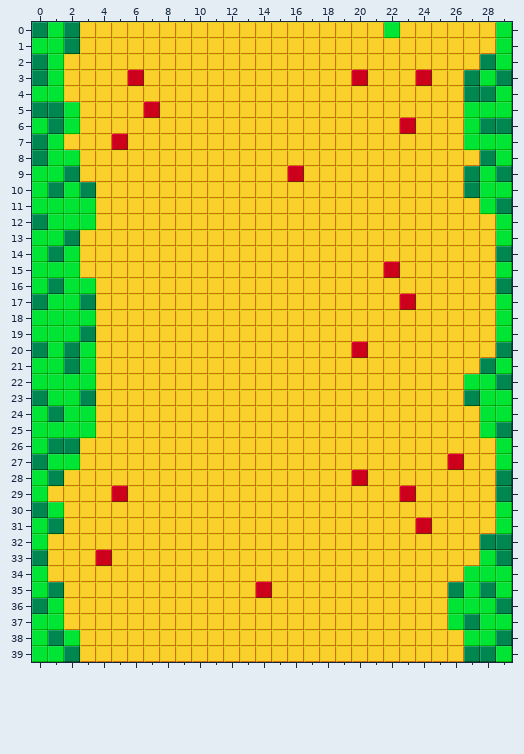
Level history. Tiled map (JSON): maps/map1.json. Above is the file before it was changed.
Cells are 16x16 px. Shown: x 0..29, y 0..39.
After:
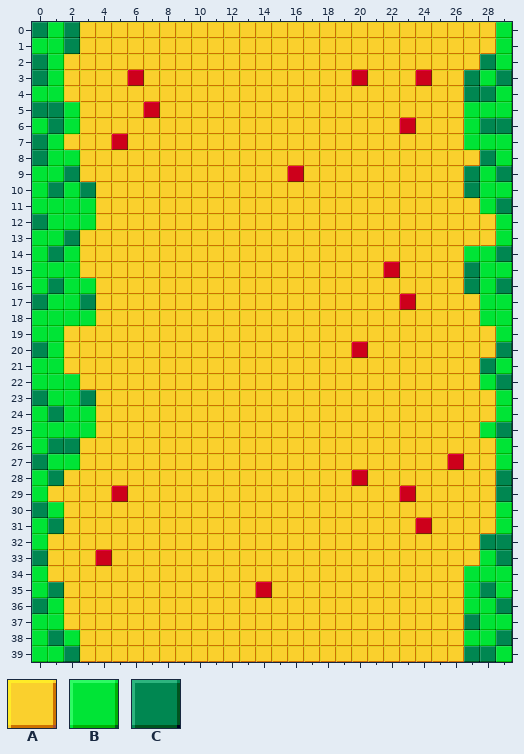
Key: from "tileset": A 0 "T0", B 65 "T30", C 66 "T31".
_ is an empty cell.
From old to new:
Layer "Capa de patrones 1":
y 0: x 22 B -> A
y 14: x 27..28 AA -> BB
y 15..16: x 27..28 AA -> CB
y 17..18: x 28 A -> B
y 19: x 2..3 BC -> AA
y 20..21: x 2..3 CB -> AA
y 22: x 3 B -> A; x 27 B -> A
y 23: x 27..28 CB -> AA
y 24: x 28 B -> A
y 35: x 26 C -> A
y 36..37: x 26 B -> A
Where, in picture pixels (left, top, right, bottom), the same in both pictures:
changed: (384, 22, 400, 38)
changed: (464, 246, 496, 326)
changed: (64, 326, 96, 390)
changed: (464, 374, 496, 422)
changed: (448, 582, 464, 630)
